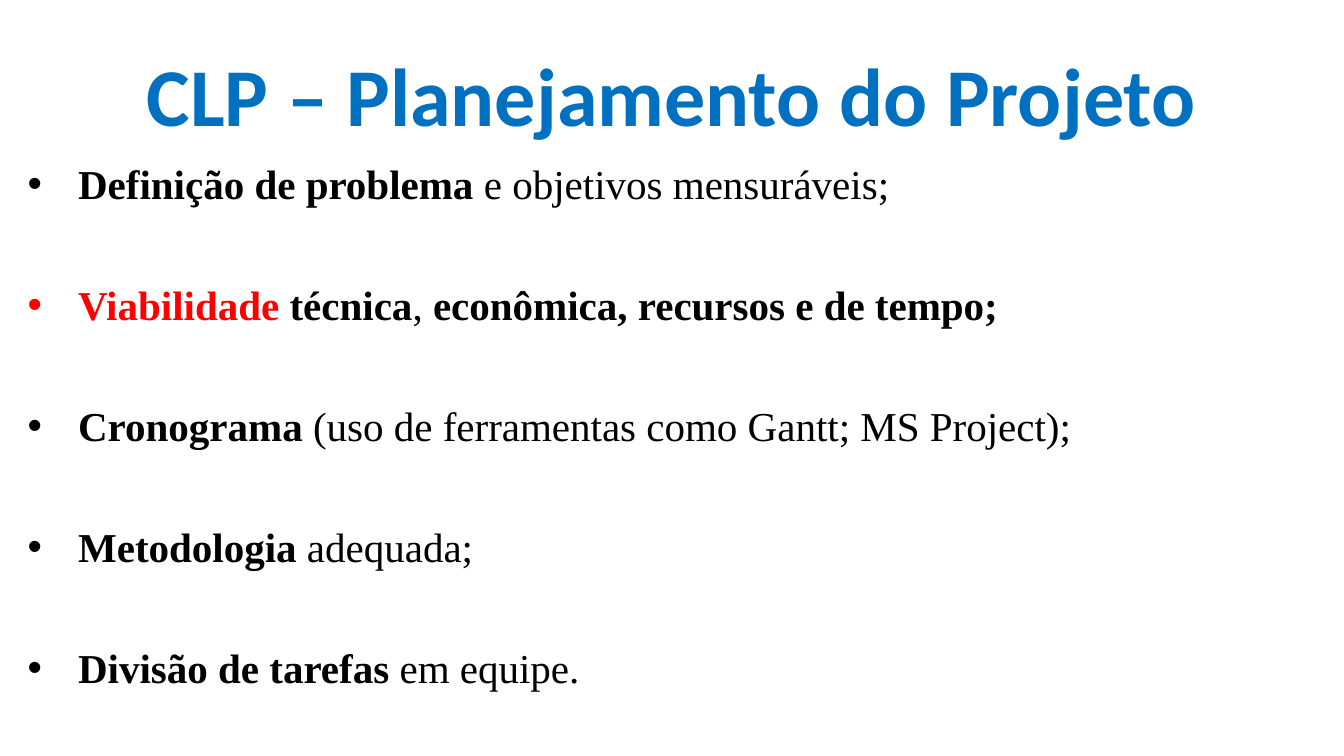
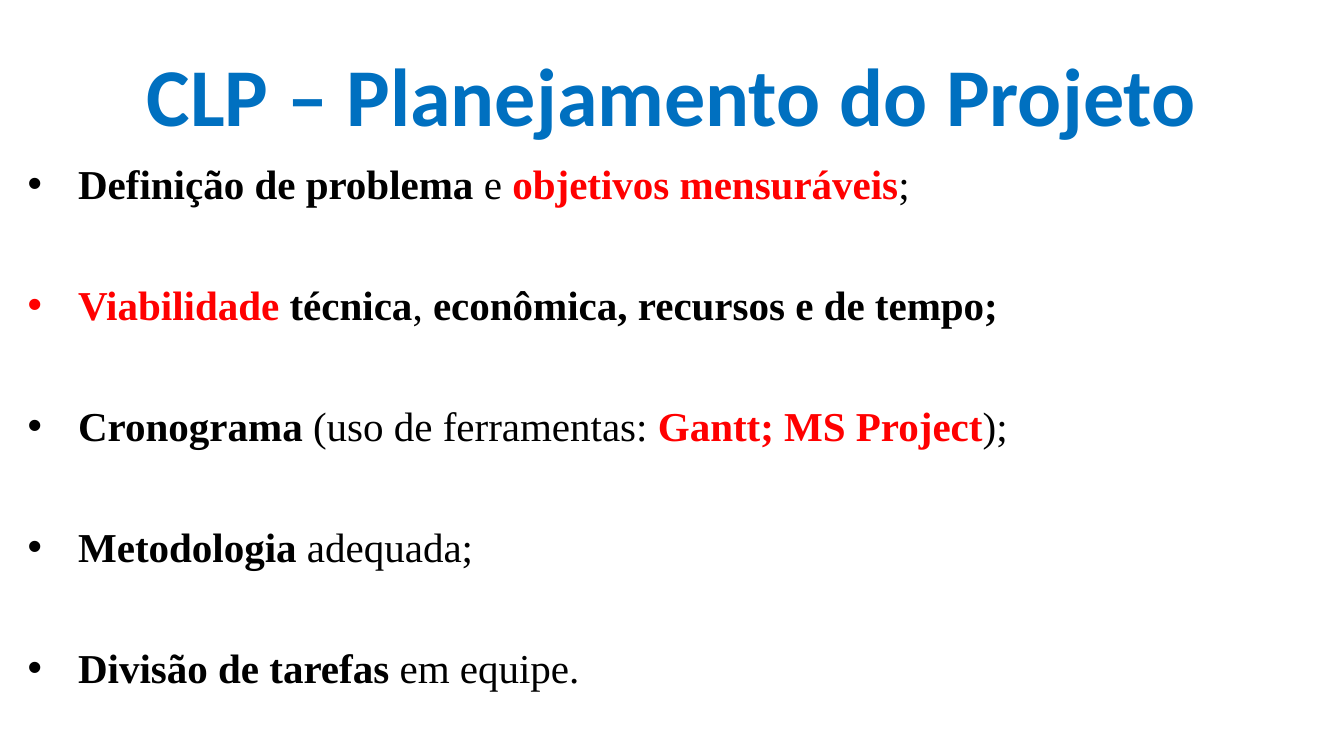
Before and after one commit to CloudEducationBrazil/WydenUniRuyControladoresLogicosProgCLP, a slide deck: slide 5 of 01 Classes/Aula10 - CLP - Recomendações Projetos Supervisórios.pptx. Drawn at 1344x756 pixels with LibreOffice and Linux fonts; fonts in the diff are those of the drawing; background and template pictures are left out. Boxes give left, top, right and bottom in pixels: in the first picture for what was removed or moved away, otherwise in the second. Text is boxed around its words. In the diff, an @@ line names an element or a change of style, - is before the commit and + after.

```diff
--- a/01 Classes/Aula10 - CLP - Recomendações Projetos Supervisórios.pptx
+++ b/01 Classes/Aula10 - CLP - Recomendações Projetos Supervisórios.pptx
@@ text at <box>78,170,910,207</box>: text colour #000000 to #FF0000, bold on in "objetivos mensuráveis;" @@
@@ text at <box>78,412,1008,449</box>: text changed; bold on @@
-• Cronograma (uso de ferramentas como Gantt; MS Project);
+• Cronograma (uso de ferramentas: Gantt; MS Project);
```
Also in this commit, not shown: 4 other slides changed, 3 other files.
